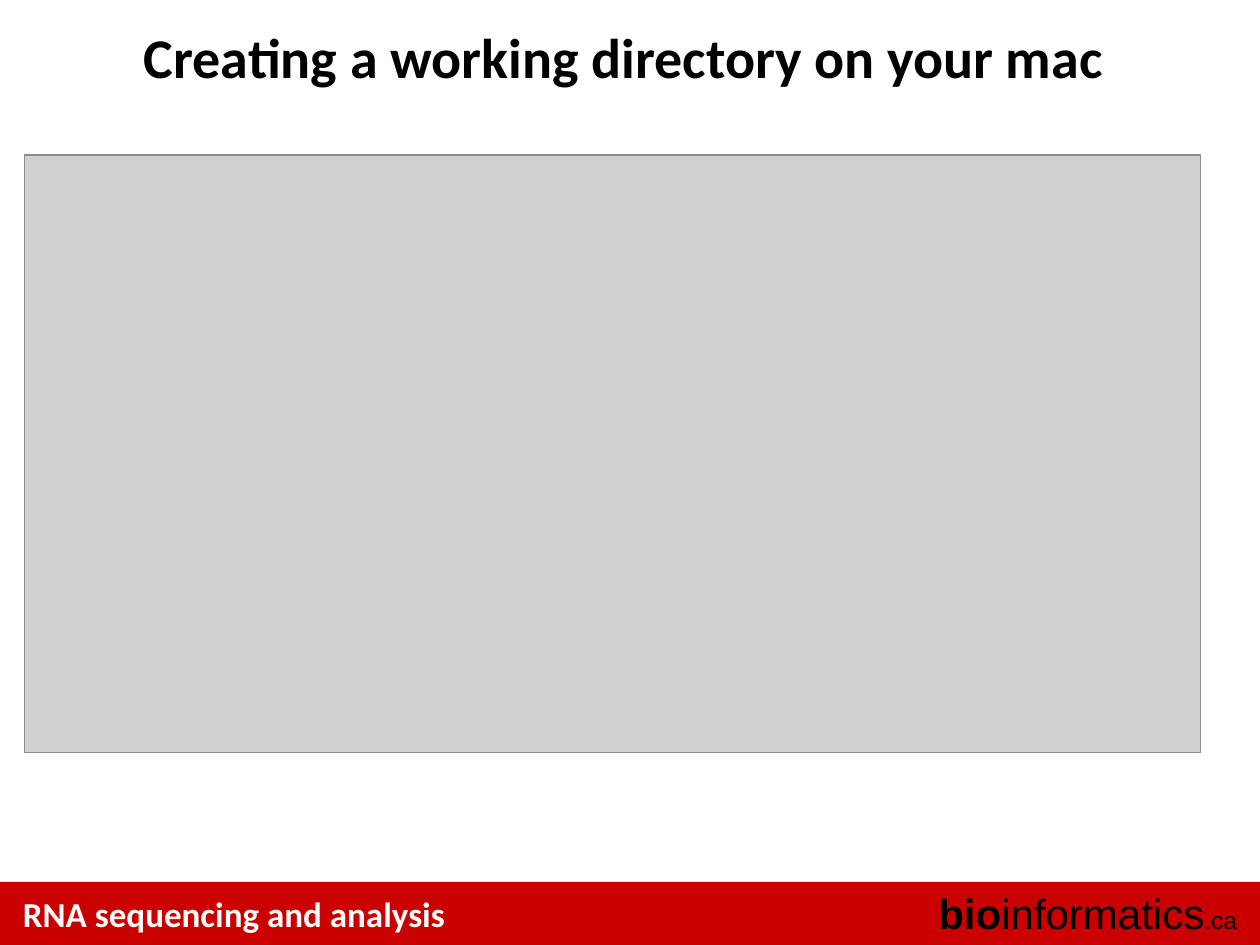
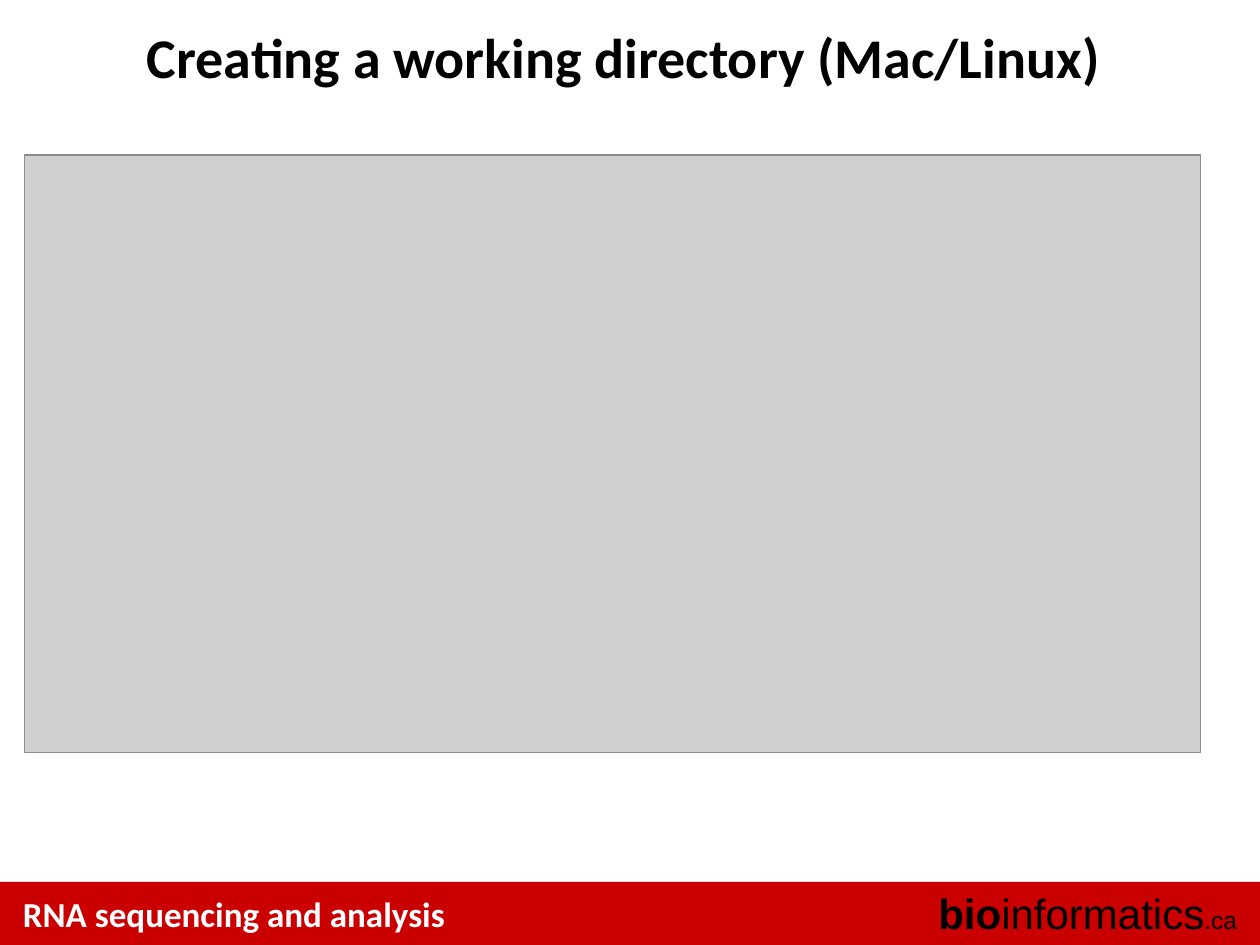
Before and after one commit to griffithlab/rnaseq_tutorial_wiki, a slide deck: slide 20 of LectureFiles/cbw/2015/RNASeq_Module0_AmazonPreTutorial.pptx. Drawn at 1260x945 pixels with LibreOffice and Linux fonts; fonts in the diff are those of the drawing; grey boxes stand for pictures. Boxes give left, top, right and bottom in pixels: in the first picture for what was removed or moved away, otherwise in the second. Text is boxed around its words. In the diff, an @@ line names an element or a change of style, - is before the commit and + after.

```diff
--- a/LectureFiles/cbw/2015/RNASeq_Module0_AmazonPreTutorial.pptx
+++ b/LectureFiles/cbw/2015/RNASeq_Module0_AmazonPreTutorial.pptx
@@ title at <box>147,36,1099,88</box>: text changed @@
-Creating a working directory on your mac
+Creating a working directory (Mac/Linux)
```
Also in this commit, not shown: 5 other slides changed, 7 slides added, 3 slides removed.
